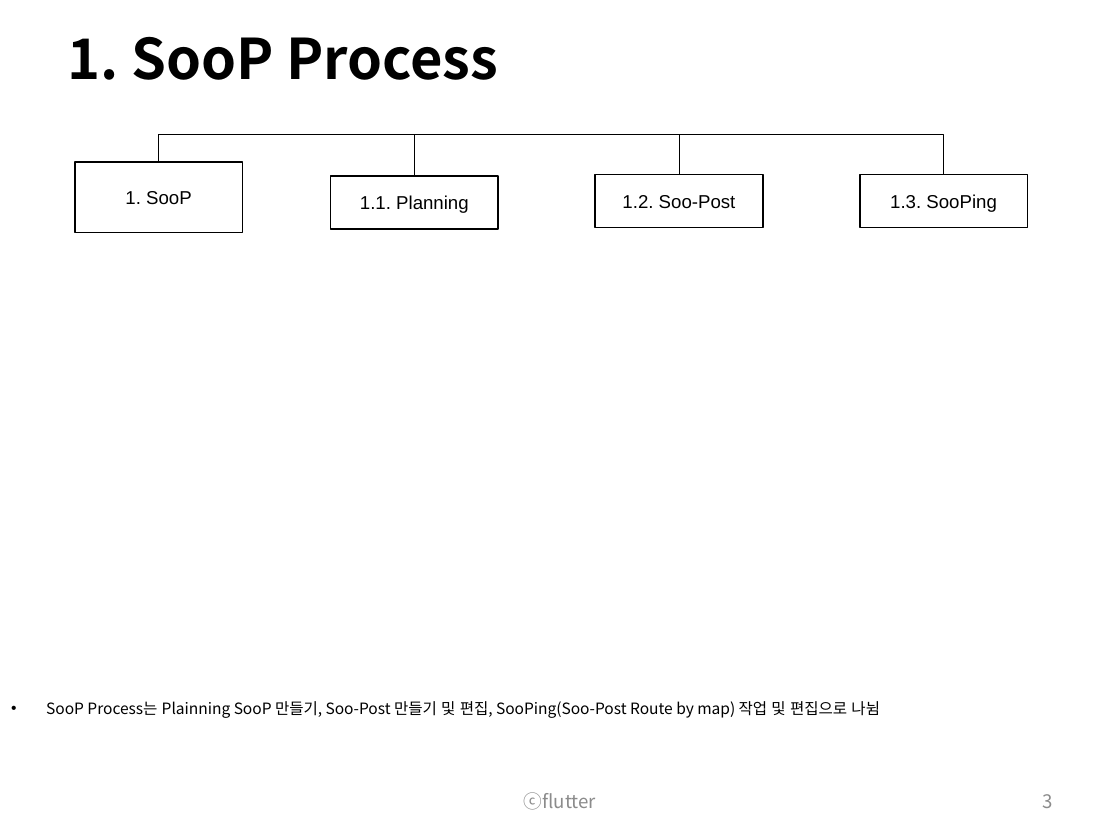
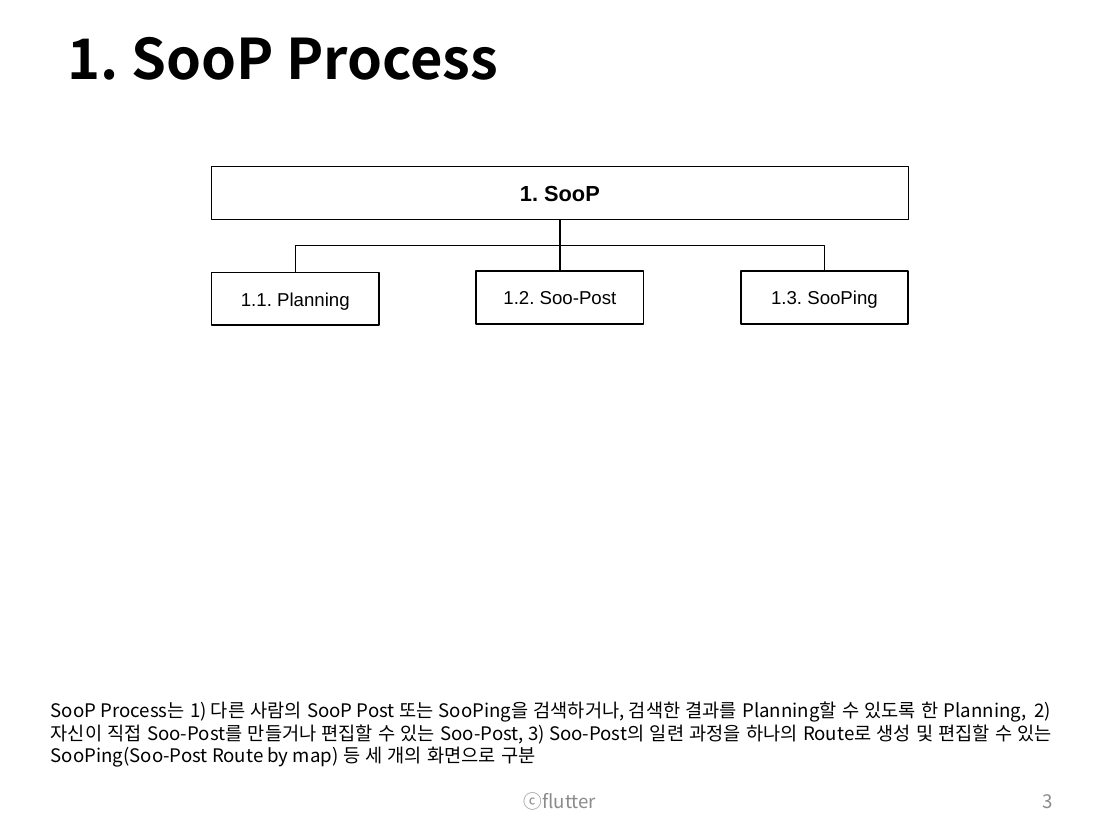
Before and after one commit to wooramc/soop_rep, a slide deck: slide 3 of flutter_process.pptx. Drawn at 1120x840 pixels with LibreOffice and Linux fonts; fonts in the diff are those of the drawing. Boxes give left, top, right and bottom in pixels: in the first picture for what was removed or moved away, otherwise in the second. Text is boxed around its words. In the diff, an @@ line names an element or a change of style, - is before the commit and + after.

```diff
--- a/flutter_process.pptx
+++ b/flutter_process.pptx
@@ elbow line removed from (159, 162) to (944, 175) @@
@@ rectangle "1. SooP": place and size @@
-rectangle "1. SooP" at box(75, 162, 243, 233)
+rectangle "1. SooP" at box(212, 167, 908, 220)
@@ rectangle "1. SooP" at box(212, 167, 908, 220): size 12 to 14 pt, bold on @@
@@ elbow line moved from (159, 162) - (679, 175) to (560, 220) - (296, 272) @@
@@ elbow line moved from (159, 162) - (414, 176) to (560, 220) - (824, 271) @@
@@ line added from (560, 220) to (560, 271), #000000 0.75 pt @@
@@ 3 rectangles: place and size @@
-3 rectangles at box(330, 175, 1028, 228)
+3 rectangles at box(212, 271, 908, 325)
@@ text at box(51, 701, 1052, 767): text changed; size 10 to 12 pt @@
-• SooP Process는 Plainning SooP 만들기, Soo-Post 만들기 및 편집, SooPing(Soo-Post Route by map) 작업 및 편집으로 나뉨
+SooP Process는 1) 다른 사람의 SooP Post 또는 SooPing을 검색하거나, 검색한 결과를 Planning할 수 있도록 한 Planning, 2) 자신이 직접 Soo-Post를 만들거나 편집할 수 있는 Soo-Post, 3) Soo-Post의 일련 과정을 하나의 Route로 생성 및 편집할 수 있는 SooPing(Soo-Post Route by map) 등 세 개의 화면으로 구분
```
Also in this commit, not shown: 8 other slides changed, 6 slides added.
